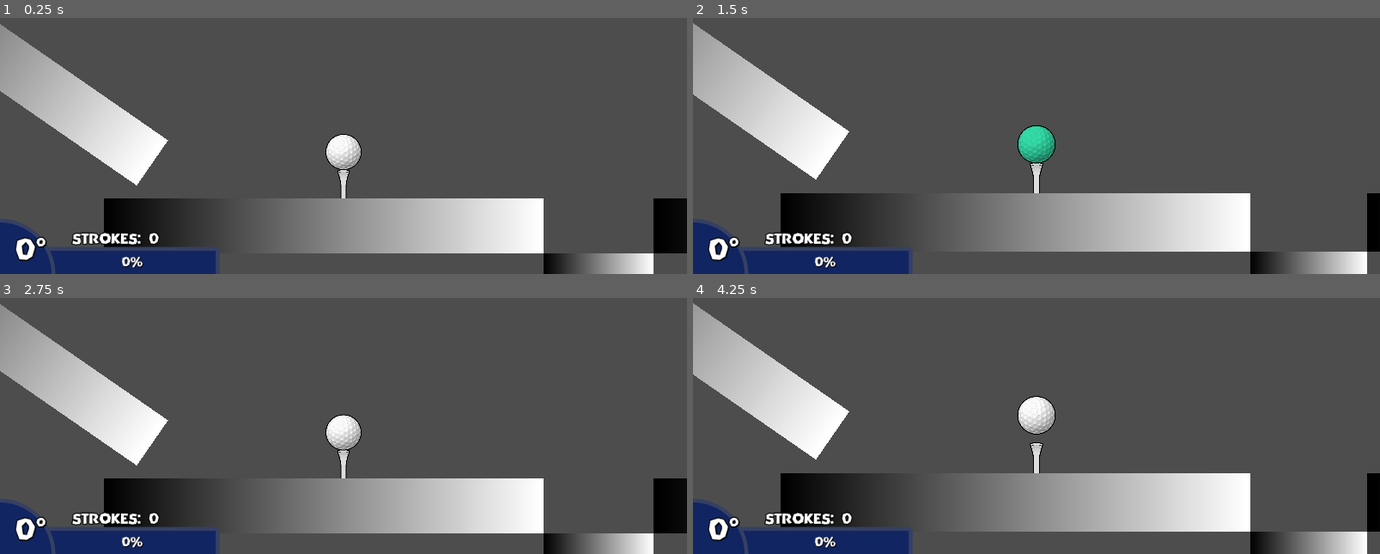
Above: before the commit, frames 1-4 (two rows, left to right).
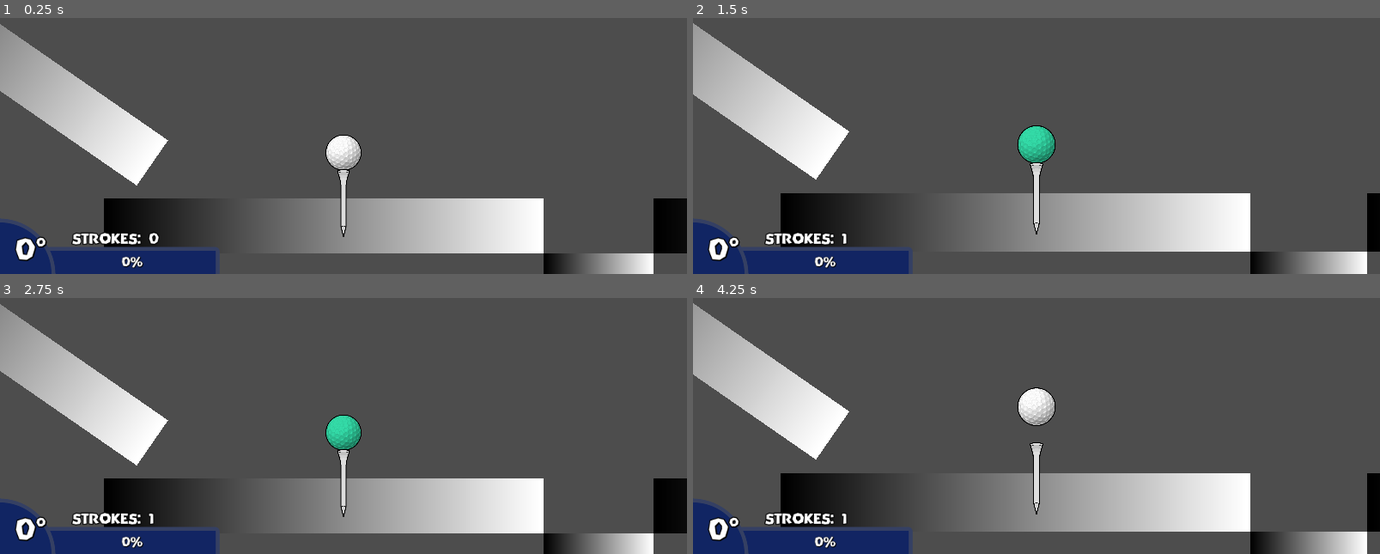
Above: after the commit, the same moments.

Repository: leafcabral/leafs-arcade
Game: Godot game, scene res://main/game_root.tscn
Same seed, same stepped clock (60 frames per second), same inputs: the game is played once before the commit and once after it.
Inputs (mouse positions are in pixels of both pictures, inside the frame that each line leads up to):
- Up to frame 1 (0.25 s): no input
- Up to frame 2 (1.5 s): move the mouse to (1036, 153) at 0.52 s; click (1036, 153) at 0.6 s; tap Enter at 1.25 s; move the mouse to (899, 41) at 1.27 s; tap Mouse wheel up (zoom_in) at 1.35 s
- Up to frame 3 (2.75 s): tap R (reset_start) at 2 s; move the mouse to (outside the picture) at 2.02 s; tap Mouse wheel down (zoom_out) at 2.1 s
- Up to frame 4 (4.25 s): move the mouse to (1002, 400) at 2.77 s; click (1002, 400) at 2.85 s; tap Middle mouse button (zoom_reset) at 3.5 s; move the mouse to (1242, 374) at 3.52 s; tap Mouse wheel up (zoom_in) at 3.6 s; tap F (reset_last) at 4.15 s

The runs differ from the first frame. In frame 1, 0.2% of the frame differs, in the area x 47-53%, y 45-86%; in frame 2, 0.2%; in frame 3, 0.7%; in frame 4, 0.8%, in the area x 21-53%, y 34-89%.

Commit message:
fix: fix ball spawning in slightly incorrect spot and tee resetting its own position

Diff:
--- a/mini-golf-2d/entities/ball/golf_ball.gd
+++ b/mini-golf-2d/entities/ball/golf_ball.gd
@@ -11,6 +11,8 @@
 var _should_teleport := false
 var _teleport_pos := Vector2.ZERO
 
+@onready var collision_shape: CollisionShape2D = $CollisionShape
+
 
 func _integrate_forces(state: PhysicsDirectBodyState2D) -> void:
 	if _should_teleport:
@@ -23,8 +25,12 @@
 
 func teleport(new_position: Vector2) -> void:
 	_should_teleport = true
-	_teleport_pos = new_position
+	_teleport_pos = new_position - Vector2(0, get_radius())
 	sleeping = false
+
+
+func get_radius() -> float:
+	return collision_shape.shape.radius if collision_shape else 0.0
 
 
 func _on_sleeping_state_changed() -> void:
--- a/mini-golf-2d/entities/ball/golf_ball.tscn
+++ b/mini-golf-2d/entities/ball/golf_ball.tscn
@@ -17,11 +17,11 @@
 script = ExtResource("1_jyt08")
 metadata/_edit_group_ = true
 
-[node name="BallSprite" type="Sprite2D" parent="." unique_id=1980398275]
+[node name="Sprite" type="Sprite2D" parent="." unique_id=1980398275]
 scale = Vector2(0.25, 0.25)
 texture = ExtResource("2_17kaq")
 
-[node name="BallCollisionShape" type="CollisionShape2D" parent="." unique_id=2034281646]
+[node name="CollisionShape" type="CollisionShape2D" parent="." unique_id=2034281646]
 shape = SubResource("CircleShape2D_oc7al")
 
 [connection signal="sleeping_state_changed" from="." to="." method="_on_sleeping_state_changed"]
--- a/mini-golf-2d/entities/player/player.gd
+++ b/mini-golf-2d/entities/player/player.gd
@@ -45,7 +45,7 @@
 	if event.is_action_pressed("reset_last"):
 		ball.teleport(pos_reset_last)
 	if event.is_action_pressed("reset_start"):
-		ball.teleport(pos_reset_start)
+		respawn()
 
 	if event.is_action_pressed("zoom_reset"):
 		camera.zoom = Vector2.ONE
@@ -66,7 +66,7 @@
 
 
 func respawn() -> void:
-	ball.position = pos_reset_start
+	ball.teleport(pos_reset_start)
 
 
 func zoom(amount: float)-> void:
--- a/mini-golf-2d/main/game_root.tscn
+++ b/mini-golf-2d/main/game_root.tscn
@@ -12,10 +12,6 @@
 [node name="HUDLayer" type="CanvasLayer" parent="." unique_id=2012956048]
 
 [node name="HUD" parent="HUDLayer" unique_id=665113192 instance=ExtResource("4_d3btu")]
-
-[node name="Spawnpoint" parent="." unique_id=1645378099 instance=ExtResource("5_lqs6t")]
-position = Vector2(423, 512)
-tee_height = 65.0
 
 [node name="Map" type="Node2D" parent="." unique_id=433403719]
 
@@ -48,3 +44,7 @@
 
 [node name="Player" parent="." unique_id=906491507 node_paths=PackedStringArray("spawn_point") instance=ExtResource("4_lqs6t")]
 spawn_point = NodePath("../Spawnpoint")
+
+[node name="Spawnpoint" parent="." unique_id=1645378099 instance=ExtResource("5_lqs6t")]
+position = Vector2(423, 512)
+tee_height = 32.5
--- a/mini-golf-2d/map/spawn_point.gd
+++ b/mini-golf-2d/map/spawn_point.gd
@@ -8,7 +8,7 @@
 @export_group("Golf Tee", "tee_")
 @export_custom(PROPERTY_HINT_GROUP_ENABLE, "") var tee_enabled := true:
 	set = set_tee_enabled
-@export_range(0, TEE_MAX_HEIGHT, 0.1) var tee_height = TEE_MAX_HEIGHT / 2:
+@export_range(0, TEE_MAX_HEIGHT, 0.1) var tee_height = 0.0:
 	set = set_tee_height
 
 @onready var tee_box: StaticBody2D = $TeeBox
